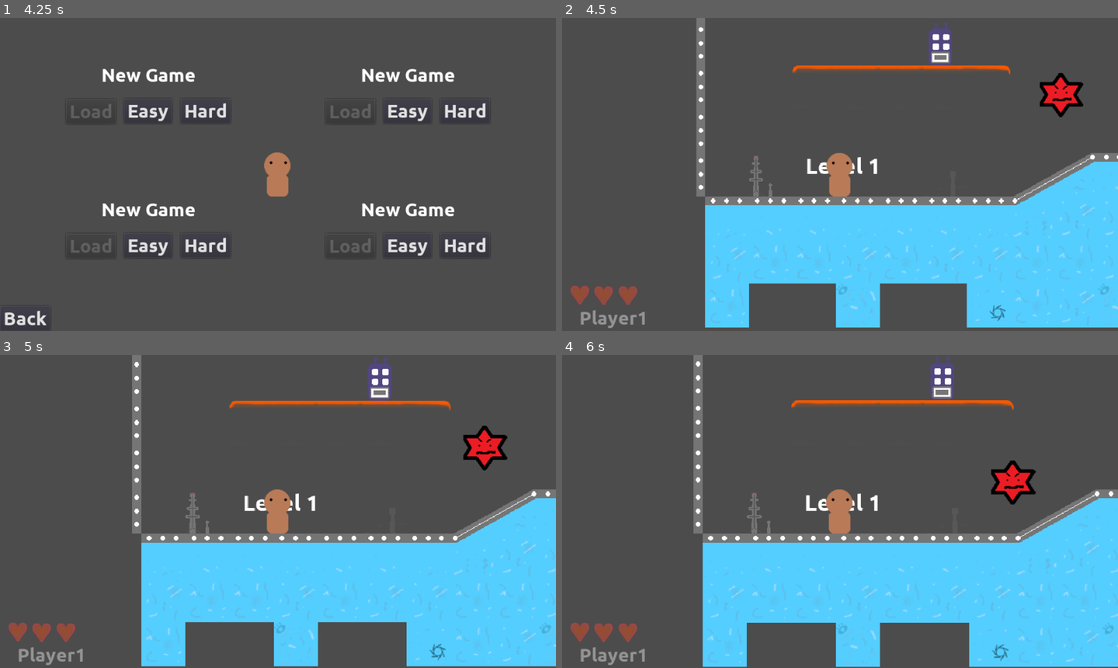
Above: before the commit, frames 1-4 (two rows, left to right).
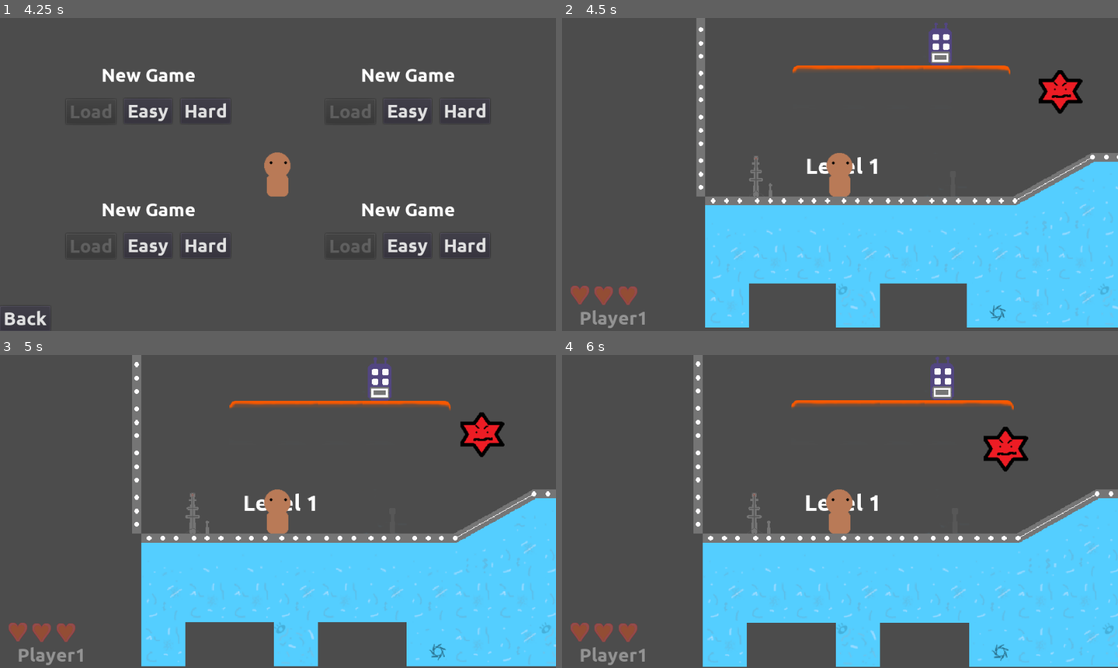
Above: after the commit, the same moments.

Repository: wsheldon67/Scredric
Game: Godot game, scene res://Main.tscn
The game is run twice, just before and just after one commit, with the same random seed, the same clock (stepped at 60 frames per second) and the same inputs.
Inputs:
- Up to frame 1 (4.25 s): click "Start" at 0.5 s; click "Back" at 1.25 s; click "Start" at 2 s; click "Join" at 2.75 s; click "Ready" at 3.5 s
- Up to frame 2 (4.5 s): click "Easy" at 4.25 s
- Up to frame 3 (5 s): no input
- Up to frame 4 (6 s): tap Enter at 5 s

Frame 1 is identical in both runs. In frame 2, 0.5% of the frame differs, in the area x 85-94%, y 16-32%; in frame 3, 0.9%; in frame 4, 1.4%, in the area x 75-86%, y 22-48%.

Commit message:
Damage cooldown

Diff:
--- a/project/assets/mobs/Enemy.gd
+++ b/project/assets/mobs/Enemy.gd
@@ -1,4 +1,4 @@
-extends Node2D
+extends KinematicBody2D
 
 var health = 3
 export var min_difficulty = 0
--- a/project/assets/mobs/RedStar.gd
+++ b/project/assets/mobs/RedStar.gd
@@ -5,7 +5,7 @@
 export var speed_mod = 1
 export var direction = 1
 
-func _physics_process(delta):
+func _physics_process(_delta):
 	if !active:
 		return
 	var player_position = position
@@ -15,20 +15,10 @@
 	else:
 		return
 	var m = direction * speed_mod
-	if player_position.x > position.x:
-		position.x += speed * delta * m
-	else:
-		position.x -= speed * delta * m
-	if player_position.y > position.y:
-		position.y += speed * delta * m
-	else:
-		position.y -= speed * delta * m
-
-
-func _on_RedStar_body_entered(body):
-	if body.is_in_group("players"):
-		body.take_hit(damage)
-		$AnimationPlayer.queue("Attack")
-	elif body.is_in_group("projectiles"):
-		take_hit(body.damage)
-		body.queue_free()
+	var heading = player_position - position
+	var collision = move_and_collide(m * heading.normalized())
+	if collision:
+		var body = collision.collider
+		if body.is_in_group("players"):
+			body.take_hit(damage)
+			$AnimationPlayer.queue("Attack")
--- a/project/assets/player/Player.gd
+++ b/project/assets/player/Player.gd
@@ -15,13 +15,16 @@
 # weapon
 var current_weapon = ""
 
-# function
-var vel = Vector2()
+# death
 var dead = false
 var spawn_increase = 5
 var initial_spawn_timer = 5
 var starting_spawn_timer = initial_spawn_timer
 var spawn_timer = initial_spawn_timer
+
+# function
+var vel = Vector2()
+
 
 func reset_stats():
 	health = max_health
@@ -29,6 +32,9 @@
 	revive()
 
 func take_hit(damage):
+	if $DamageCooldown.time_left > 0:
+		return
+	$DamageCooldown.start()
 	health -= damage
 	HUD.set_health(player_number, health)
 	if health <= 0:
--- a/project/assets/player/Player.tscn
+++ b/project/assets/player/Player.tscn
@@ -44,4 +44,8 @@
 
 [node name="Weapons" type="Node2D" parent="."]
 
+[node name="DamageCooldown" type="Timer" parent="."]
+wait_time = 0.4
+one_shot = true
+
 [connection signal="timeout" from="RespawnTimer" to="." method="_on_RespawnTimer_timeout"]
--- a/project/elements/mobs/RedStar.tscn
+++ b/project/elements/mobs/RedStar.tscn
@@ -68,7 +68,7 @@
 "values": [ 1 ]
 }
 
-[node name="RedStar" type="Area2D"]
+[node name="RedStar" type="KinematicBody2D"]
 collision_layer = 4
 collision_mask = 11
 script = ExtResource( 2 )
@@ -82,5 +82,3 @@
 [node name="AnimationPlayer" type="AnimationPlayer" parent="."]
 anims/Attack = SubResource( 4 )
 anims/RESET = SubResource( 5 )
-
-[connection signal="body_entered" from="." to="." method="_on_RedStar_body_entered"]
